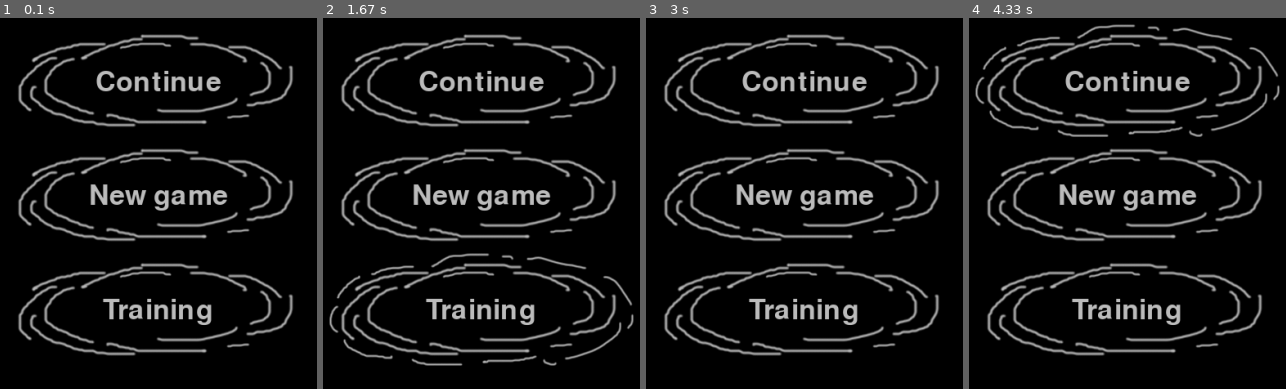
Above: before the commit, frames 1-4 (left to right).
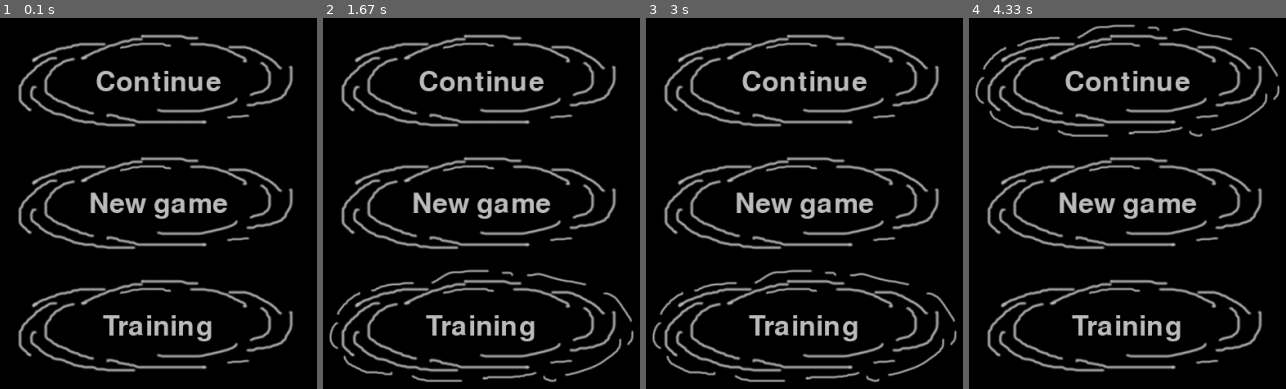
Above: after the commit, the same moments.

Repository: v-like-engine/the-cage-of-mage-pygame
Game: pygame game, started from main.py
Two runs of this game, one before a commit and one after it. Both use one fixed random seed, a clock stepped at 60 frames per second and the inputs below.
Inputs (mouse positions are in pixels of both pictures, inside the frame that each line leads up to):
- Up to frame 1 (0.1 s): no input
- Up to frame 2 (1.67 s): click (541, 147) at 0.38 s; click (outside the picture) at 0.72 s; click (582, 366) at 1.55 s
- Up to frame 3 (3 s): click (outside the picture) at 1.88 s; click (915, 377) at 2.72 s
- Up to frame 4 (4.33 s): click (outside the picture) at 3.05 s; click (1137, 114) at 3.38 s; click (1178, 151) at 3.72 s; click (1089, 62) at 4.05 s

The runs differ from the first frame. In frame 1, 16% of the frame differs, in the area x 5-93%, y 35-96%; in frame 2, 18%, in the area x 1-99%, y 35-99%; in frame 3, 17%; in frame 4, 16%.

Commit message:
Fix bug with highlighting two buttons

Diff:
--- a/main.py
+++ b/main.py
@@ -53,7 +53,8 @@
             self.y = self.height // 4
             texts = ['Continue', 'New game', 'Training']
             for i in range(len(texts)):
-                new_btn = MainMenuButton(self.buttons_sprites, self.screen, self.x, self.y + self.height // 5 * i,
+                new_btn = MainMenuButton(self.buttons_sprites, self.screen, self.x,
+                                         self.y + self.height // 5 * i + 10 * i,
                                          self.is_mouse_button_down, texts[i])
                 self.buttons.append(new_btn)
                 self.buttons_sprites.add(new_btn)
